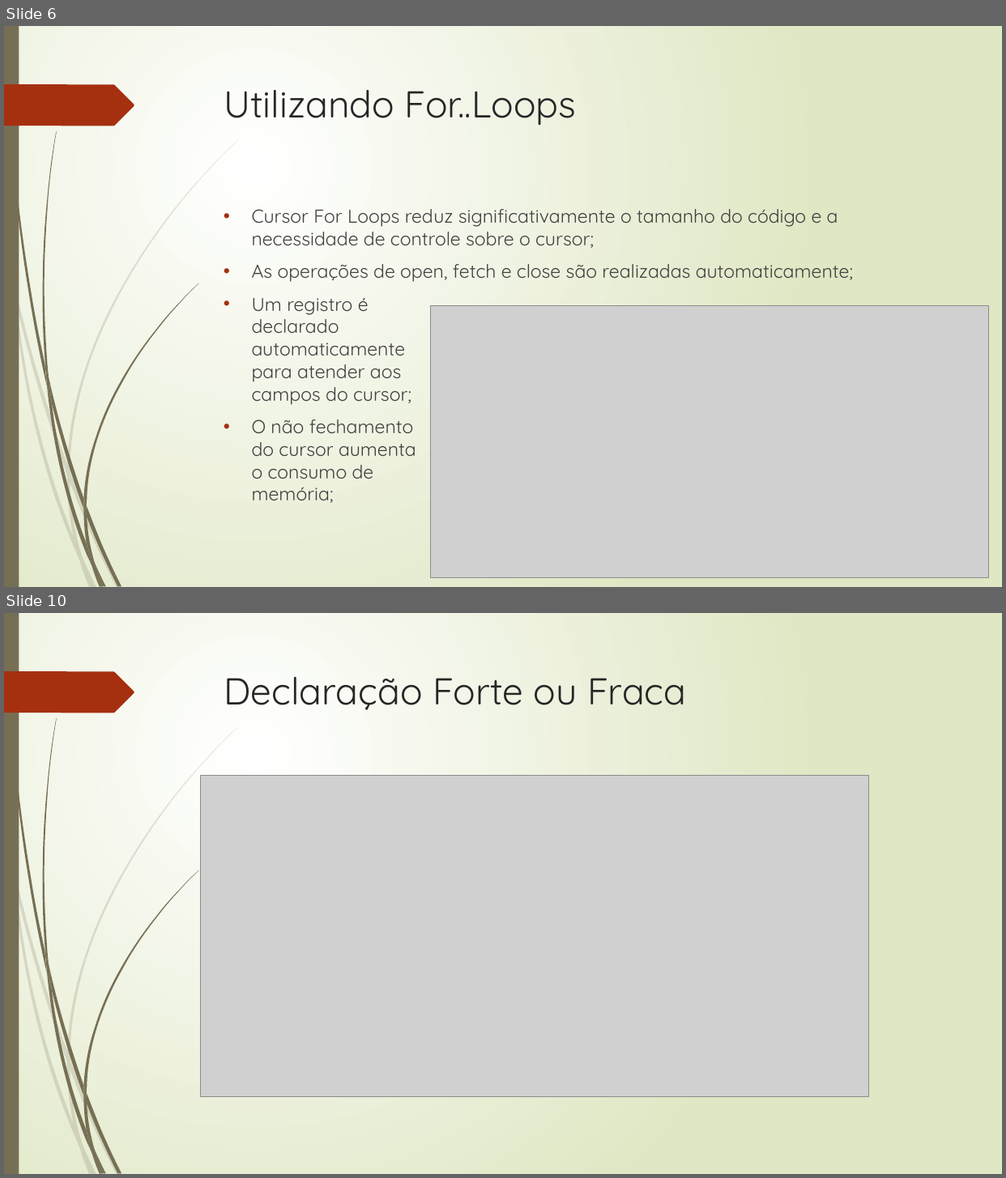
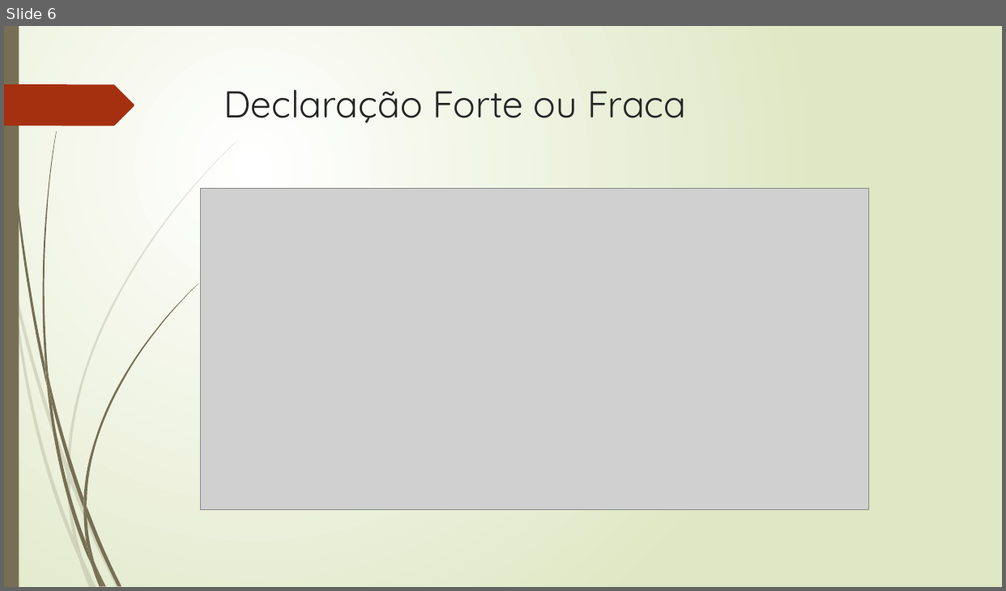
Before and after one commit to rpatricio-souza/Programacao_Avancada_de_Banco_de_Dados, a slide deck: Aula_05_Cursores.pptx. Shown one above the other, each under a label of ours: slides 6 and 10 before the commit, slide 6 after it; the slides between them are not shown. The pictures are 1006x1178 and 1006x591 pixels, drawn with LibreOffice and Linux fonts; fonts in the diff are those of the drawing; grey boxes stand for pictures. Boxes give left, top, right and bottom in pixels: in the first picture for what was removed or moved away, otherwise in the second. Text is boxed around its words. In the diff, an @@ line names an element or a change of style, - is before the commit and + after.

```diff
--- a/Aula_05_Cursores.pptx
+++ b/Aula_05_Cursores.pptx
@@ slide 6 removed at (4,26,1002,587), background gradient #FFFFFF to #DFE8C4; not listed: 24 template elements that a slide beside it also shows @@
@@ title removed at (224,90,577,125) @@
-Utilizando For..Loops
@@ text removed at (252,209,853,503) @@
-• Cursor For Loops reduz significativamente o tamanho do código e a necessidade de controle sobre o cursor;
-• As operações de open, fetch e close são realizadas automaticamente;
-• Um registro é
-  declarado
-  automaticamente
-  para atender aos
-  campos do cursor;
-• O não fechamento
-  do cursor aumenta
-  o consumo de
-  memória;
@@ picture removed at (431,305,988,578) @@
@@ what was slide 10 is now slide 6 @@
```
Also in this commit, not shown: 14 slides changed, 2 slides added, 9 other slides removed, 3 other files.
